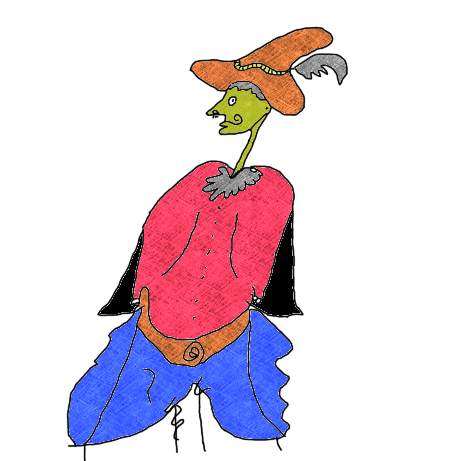
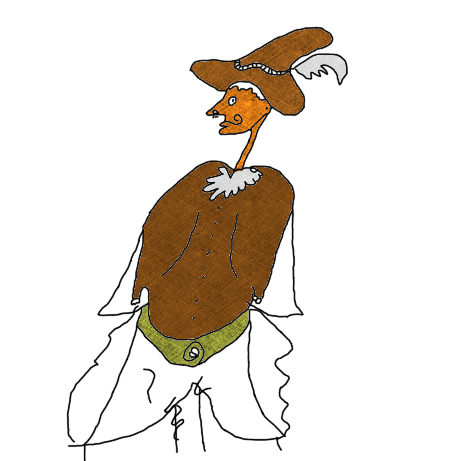
Layers edited between the first and the second 452 × 461 image:
added layer "one line" above "Color" over [142, 168, 243, 366]
added layer "Color" above "pencilneck.png" over [134, 29, 346, 366]
painted on "pencilneck.png" over [69, 29, 346, 446]
